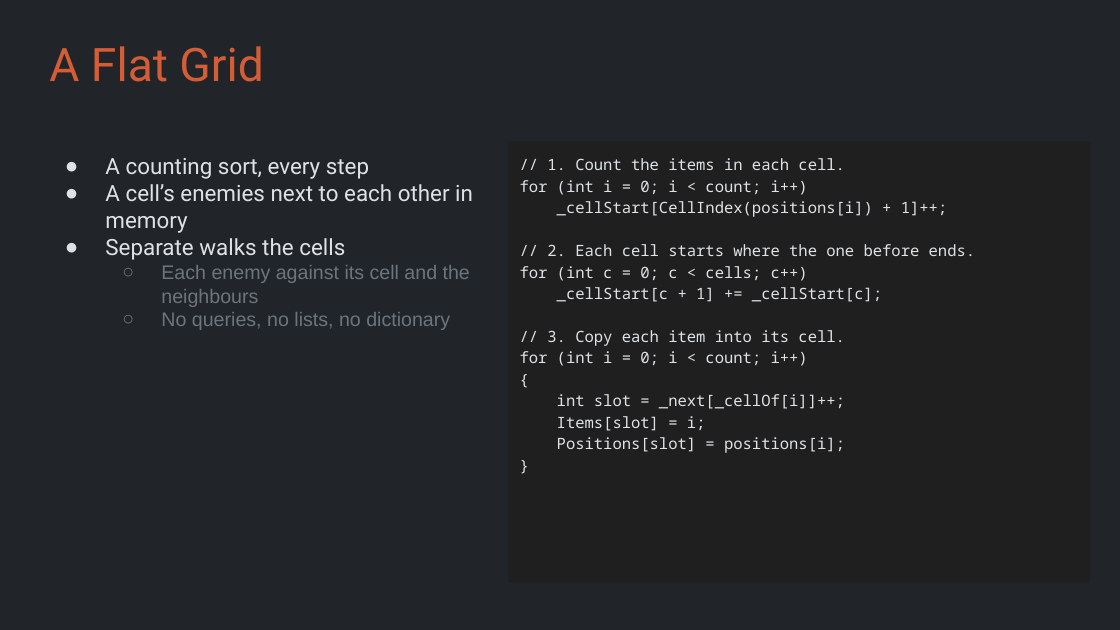
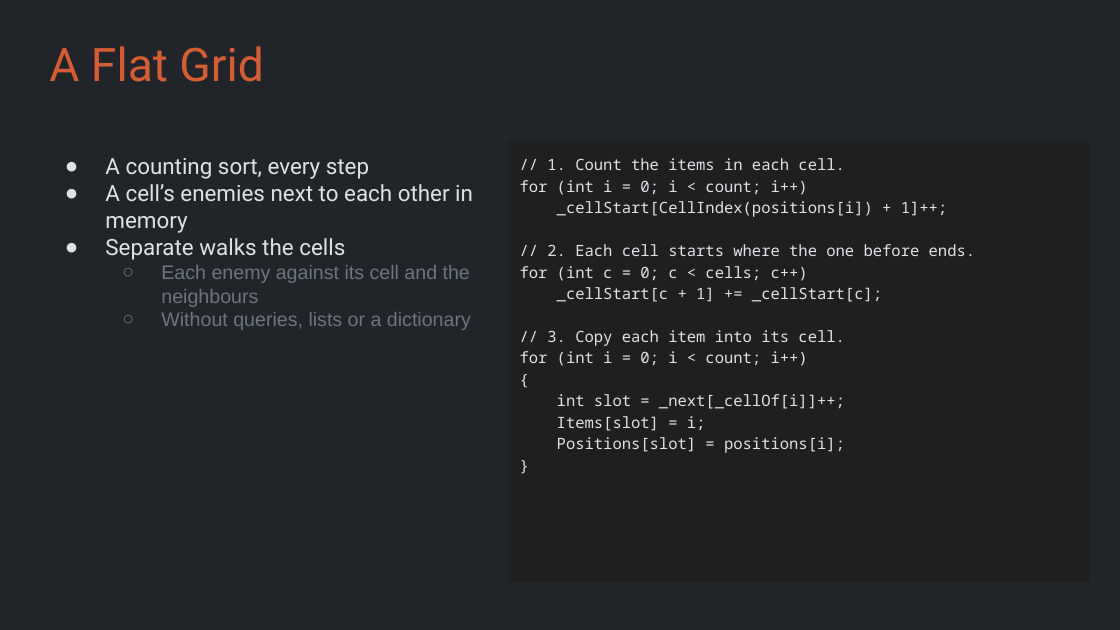
Before and after one commit to Metamate/gar, a slide deck: slide 17 of slides/12 Vampire Survivors.pptx. Drawn at 1120x630 pixels with LibreOffice and Linux fonts; fonts in the diff are those of the drawing. Boxes give left, top, right and bottom in pixels: in the first picture for what was removed or moved away, otherwise in the second. Text is boxed around its words. In the diff, an @@ line names an element or a change of style, - is before the commit and + after.

```diff
--- a/slides/12 Vampire Survivors.pptx
+++ b/slides/12 Vampire Survivors.pptx
@@ title at [161,312,471,330]: text changed @@
-  ○ No queries, no lists, no dictionary
+  ○ Without queries, lists or a dictionary
```
Also in this commit, not shown: 2 other slides changed, 11 other files.
